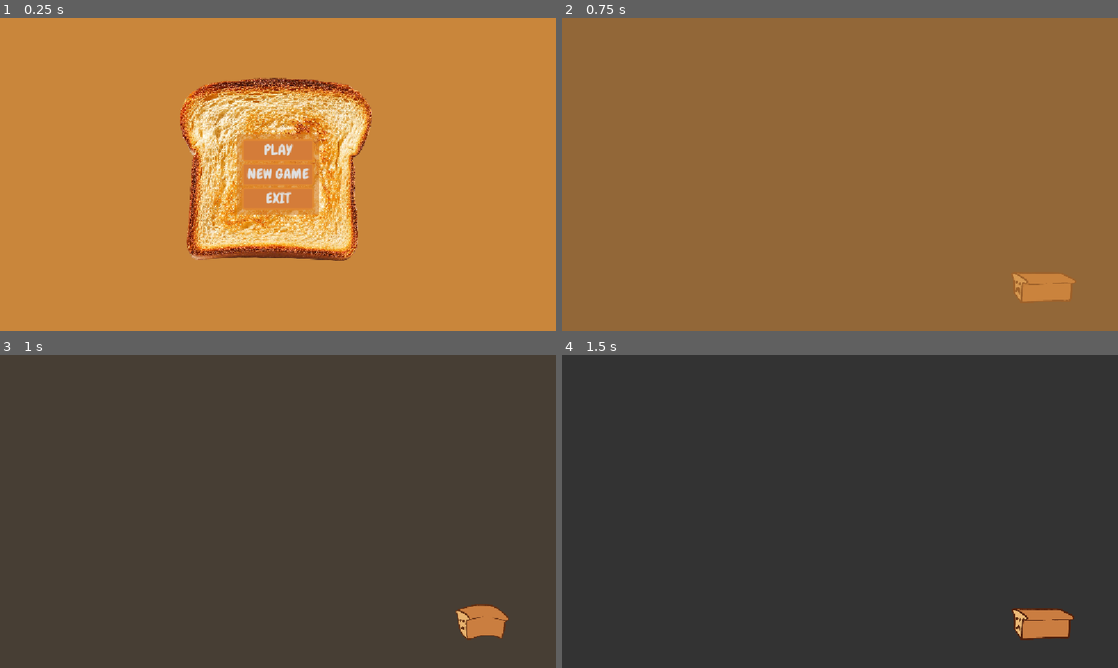
Above: before the commit, frames 1-4 (two rows, left to right).
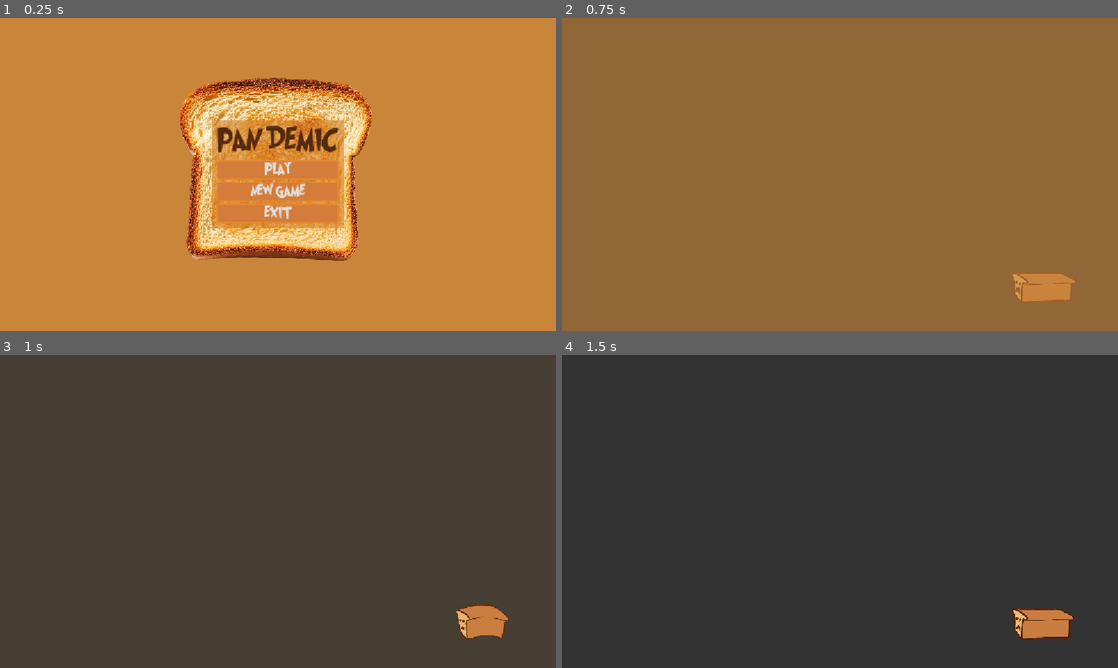
Above: after the commit, the same moments.

Repository: Espabul/Pan_demic
Game: Godot game, scene res://Scenes/UI/main_menu_scene.tscn
The game is run twice, just before and just after one commit, with the same random seed, the same clock (stepped at 60 frames per second) and the same inputs.
Inputs:
- Up to frame 1 (0.25 s): no input
- Up to frame 2 (0.75 s): click "PLAY" at 0.5 s
- Up to frame 3 (1 s): no input
- Up to frame 4 (1.5 s): hold D (mover_derecha) from 1.28 s (still down); tap K (ataque) at 1.35 s

The runs differ from the first frame. In frame 1, 5.4% of the frame differs, in the area x 38-62%, y 32-68%; in frame 2, nothing differs; in frame 3, nothing differs; in frame 4, nothing differs.

Commit message:
Final Screen + fonts

Diff:
--- a/Scenes/UI/main_menu_scene.tscn
+++ b/Scenes/UI/main_menu_scene.tscn
@@ -3,6 +3,7 @@
 [ext_resource type="Script" uid="uid://c2v2dcqr4m4gx" path="res://Scripts/UI/main_menu_scene.gd" id="1_7a04i"]
 [ext_resource type="Texture2D" uid="uid://bmgcs1ylt1fen" path="res://Assets/UI/theme/toast_png_for_menu_screen.png" id="1_i2xx2"]
 [ext_resource type="Theme" uid="uid://yta5tdcry2nd" path="res://Assets/UI/theme/game_theme.tres" id="2_i2xx2"]
+[ext_resource type="FontFile" uid="uid://bqn0w138oqbdc" path="res://Assets/Fonts/GrinchedRegular.otf" id="4_bw73x"]
 
 [node name="MainMenuScreen" type="CanvasLayer" unique_id=72299163]
 process_mode = 3
@@ -41,16 +42,27 @@
 [node name="VBoxContainer" type="VBoxContainer" parent="MarginContainer/PanelContainer/MarginContainer" unique_id=286069384]
 layout_mode = 2
 
+[node name="Label" type="Label" parent="MarginContainer/PanelContainer/MarginContainer/VBoxContainer" unique_id=1693946821]
+layout_mode = 2
+theme_override_colors/font_color = Color(0.33527663, 0.16675821, 0.056757495, 1)
+theme_override_fonts/font = ExtResource("4_bw73x")
+theme_override_font_sizes/font_size = 60
+text = "PAN_DEMIC"
+horizontal_alignment = 1
+
 [node name="PlayButton" type="Button" parent="MarginContainer/PanelContainer/MarginContainer/VBoxContainer" unique_id=471662446]
 layout_mode = 2
+theme_override_fonts/font = ExtResource("4_bw73x")
 text = "PLAY"
 
 [node name="NewGameButton" type="Button" parent="MarginContainer/PanelContainer/MarginContainer/VBoxContainer" unique_id=74500472]
 layout_mode = 2
+theme_override_fonts/font = ExtResource("4_bw73x")
 text = "NEW GAME"
 
 [node name="ExitButton" type="Button" parent="MarginContainer/PanelContainer/MarginContainer/VBoxContainer" unique_id=687809586]
 layout_mode = 2
+theme_override_fonts/font = ExtResource("4_bw73x")
 text = "EXIT"
 
 [connection signal="pressed" from="MarginContainer/PanelContainer/MarginContainer/VBoxContainer/PlayButton" to="." method="_on_play_button_pressed"]
--- a/Scenes/pantalla_final.tscn
+++ b/Scenes/pantalla_final.tscn
@@ -59,3 +59,5 @@
 offset_right = 643.0
 offset_bottom = 620.0
 text = "Volver al menú"
+
+[connection signal="pressed" from="Control/Button" to="." method="_on_button_pressed"]
--- a/Scripts/pantalla_final.gd
+++ b/Scripts/pantalla_final.gd
@@ -5,7 +5,7 @@
 	# Pausa el juego para que los enemigos o el tiempo se detengan
 	get_tree().paused = true
 
-func _on_boton_reiniciar_pressed():
-	# Siempre despausa el árbol antes de cambiar o recargar escenas
+
+func _on_button_pressed() -> void:
 	get_tree().paused = false
-	get_tree().reload_current_scene()
+	get_tree().change_scene_to_file("res://Scenes/UI/main_menu_scene.tscn")
Binary file added: Assets/Fonts/GrinchedRegular.otf
Not shown, added: Assets/Fonts/GrinchedRegular.otf.import
